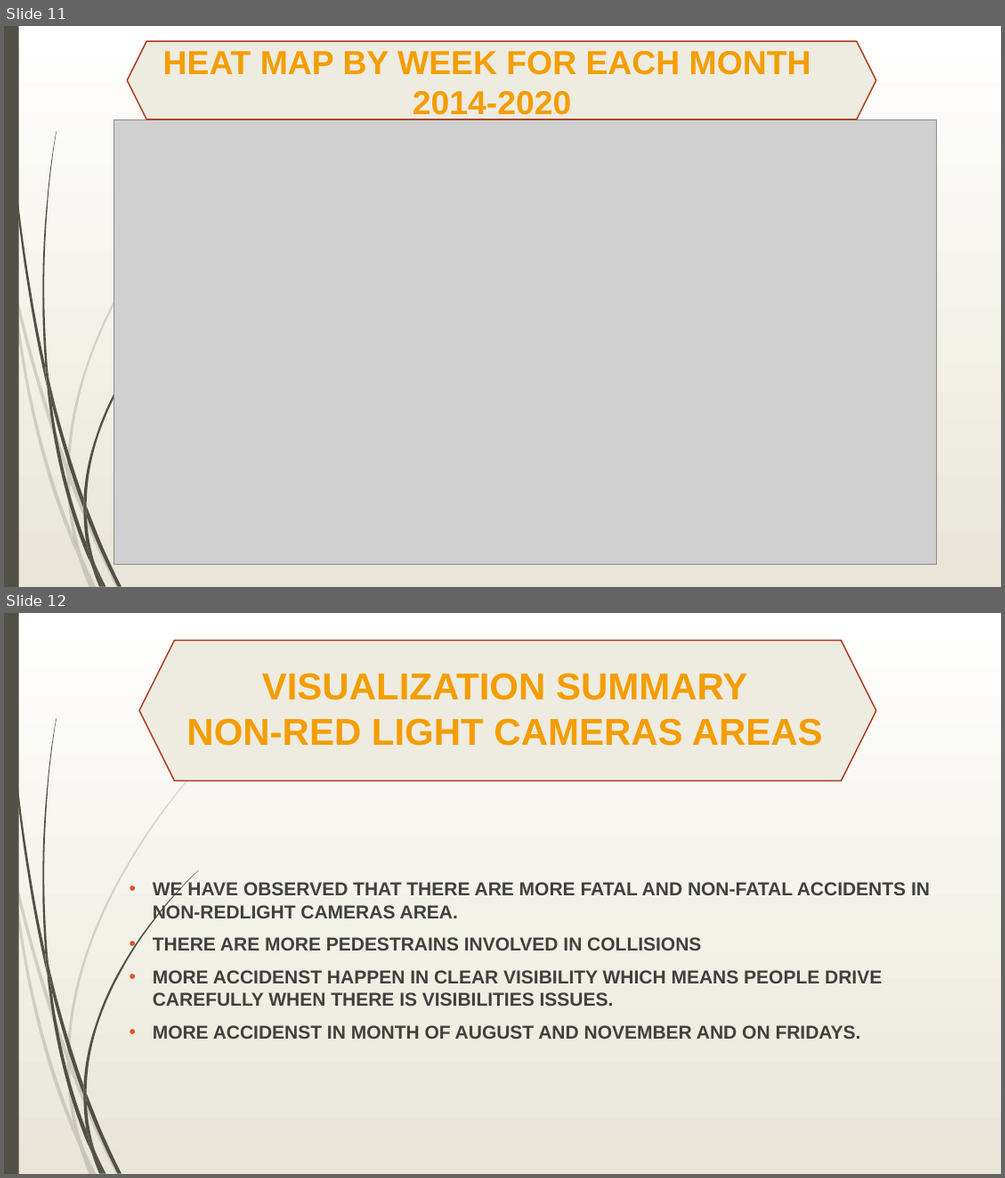
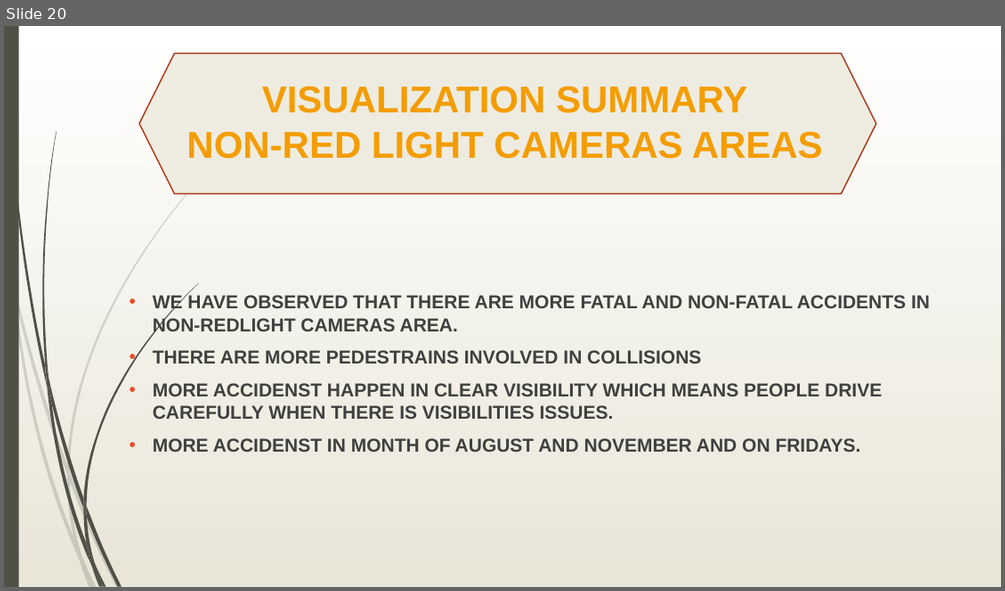
Before and after one commit to barharding/Crash-Detectives, a slide deck: EDA/EDA_Presentation.pptx. Shown one above the other, each under a label of ours: slides 11 and 12 before the commit, slide 20 after it. The pictures are 1005x1178 and 1005x591 pixels, drawn with LibreOffice and Linux fonts; fonts in the diff are those of the drawing; grey boxes stand for pictures. Boxes give left, top, right and bottom in pixels: in the first picture for what was removed or moved away, otherwise in the second. Text is boxed around its words. In the diff, an @@ line names an element or a change of style, - is before the commit and + after.

```diff
--- a/EDA/EDA_Presentation.pptx
+++ b/EDA/EDA_Presentation.pptx
@@ slide 11 removed at (x1=4, y1=26, x2=1001, y2=587), background gradient #FFFFFF to #EAE7D8; not listed: 23 template elements that a slide beside it also shows @@
@@ hexagon removed at (x1=128, y1=42, x2=877, y2=119) @@
@@ title removed at (x1=163, y1=51, x2=811, y2=120) @@
-HEAT MAP BY WEEK FOR EACH MONTH
-2014-2020
@@ picture removed at (x1=114, y1=119, x2=937, y2=564) @@
@@ what was slide 12 is now slide 20 @@
```
Also in this commit, not shown: 9 slides added, 1 other slide removed, 2 other files.
